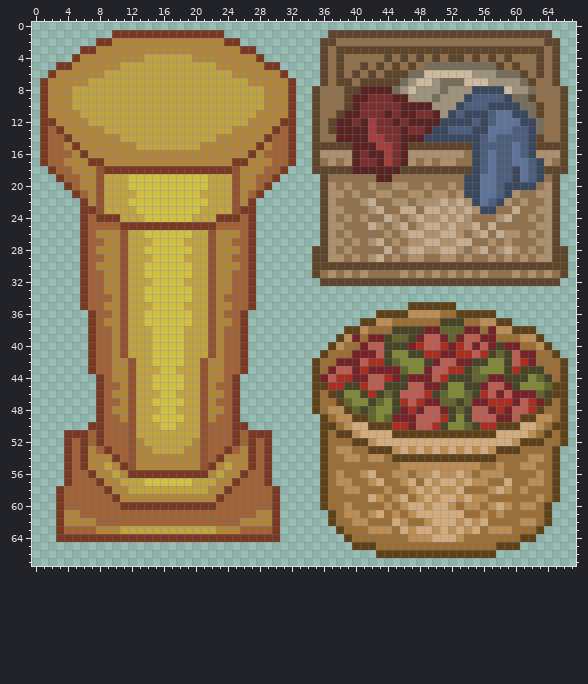
Sprite sheet -- res/Themes/Temple/Obstacles.png. The picture above is the old version.
The file is 68x68 pixels.
After the commit:
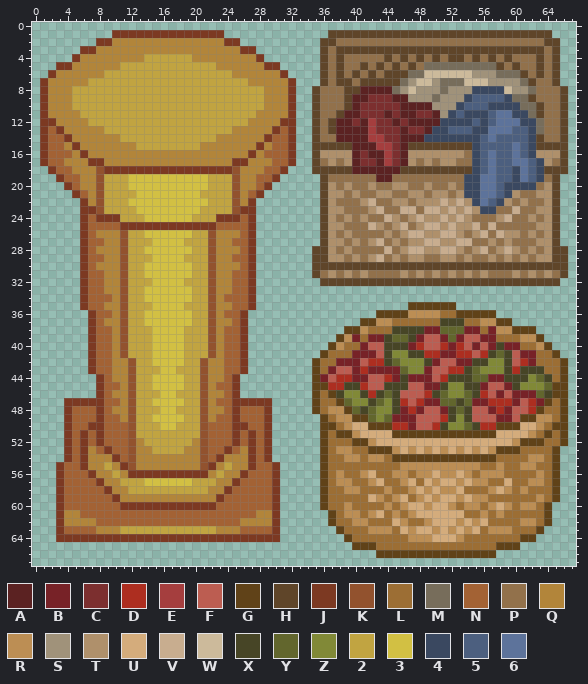
Palette (. is transparent): A #5b2222  B #772227  C #7c2f2f  D #ad2e20  E #a53e3e  F #bc5d51  G #604218  H #5f4529  J #7c3922  K #92522e  L #9c6e34  M #776d5b  N #a36234  P #92714b  Q #b2853a  R #bc8e54  S #a0927a  T #af906b  U #d4ac7c  V #c8ad8f  W #ccba9b  X #474526  Y #62662d  Z #818937  2 #c1a441  3 #d2c043  4 #3a4860  5 #4c5f7f  6 #5d739b
The author wrote: Extend pillar base
Change:
y 47: x 4..7 .... -> JJJJ; x 26..29 .... -> JJJJ
y 48..49: x 4..7 .... -> JNNN; x 26..29 .... -> NNNJ
y 50: x 4..6 ... -> JNN; x 27..29 ... -> NNJ
y 51: x 5 J -> N; x 28 J -> N
y 55..57: x 3..4 .J -> JN; x 29..30 J. -> NJ
Boxes around the changes in both pictures, in picture pixels (x1, y1, x2, y2):
changed: (56, 398, 96, 486)
changed: (240, 398, 280, 486)
